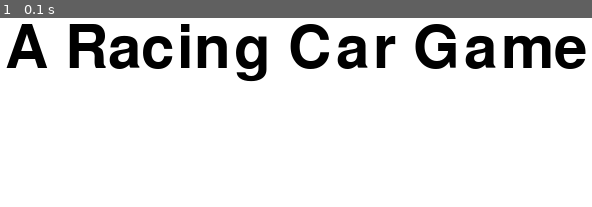
Above: before the commit, frame 1.
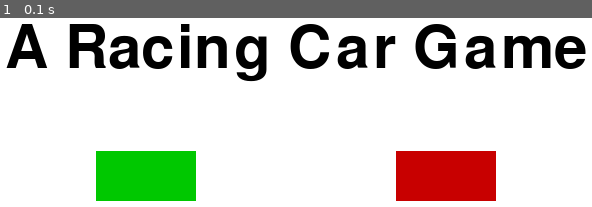
Above: after the commit, the same moment.

Repository: yan-ren/Pygame_playground
Game: pygame game, started from racing_car/racing.py
Two runs of this game, one before a commit and one after it. Both use one fixed random seed, a clock stepped at 60 frames per second and the inputs below.
Inputs:
- Up to frame 1 (0.1 s): no input

The runs differ from the first frame. In frame 1, 8.9% of the frame differs, in the area x 16-84%, y 70-97%.

Commit message:
button and button animation

Diff:
--- a/racing_car/racing.py
+++ b/racing_car/racing.py
@@ -6,6 +6,10 @@
 FPS = 60
 WHITE = (255, 255, 255)
 BLACK = (0, 0, 0)
+RED = (255, 0, 0)
+DARK_RED = (200, 0, 0)
+GREEN = (0, 255, 0)
+DARK_GREEN = (0, 200, 0)
 # variables
 WINDOW_WIDTH = 800
 WINDOW_HEIGHT = 600
@@ -50,6 +54,12 @@
 
 def start_menu():
     game_exit = False
+    btn_width = 100
+    btn_height = 50
+    start_btn_x = WINDOW_WIDTH / 4
+    quit_btn_x = WINDOW_WIDTH - WINDOW_WIDTH / 4 - btn_width
+    start_btn_y = quit_btn_y = WINDOW_HEIGHT / 6 * 4
+
 
     while not game_exit:
         # event handling
@@ -65,6 +75,19 @@
         text_rect = text_surf.get_rect()
         text_rect.center = (WINDOW_WIDTH / 2, WINDOW_HEIGHT / 2)
         display.blit(text_surf, text_rect)
+
+        mouse = pygame.mouse.get_pos()
+
+        if start_btn_x < mouse[0] < start_btn_x + btn_width and start_btn_y < mouse[1] < start_btn_y + btn_height:
+            pygame.draw.rect(display, GREEN, (start_btn_x, start_btn_y, btn_width, btn_height))
+        else:
+            pygame.draw.rect(display, DARK_GREEN, (start_btn_x, start_btn_y, btn_width, btn_height))
+
+        if quit_btn_x < mouse[0] < quit_btn_x + btn_width and quit_btn_y < mouse[1] < quit_btn_y + btn_height:
+            pygame.draw.rect(display, RED, (quit_btn_x, quit_btn_y, btn_width, btn_height))
+        else:
+            pygame.draw.rect(display, DARK_RED, (quit_btn_x, quit_btn_y, btn_width, btn_height))
+
         pygame.display.update()
 
         # FPS
